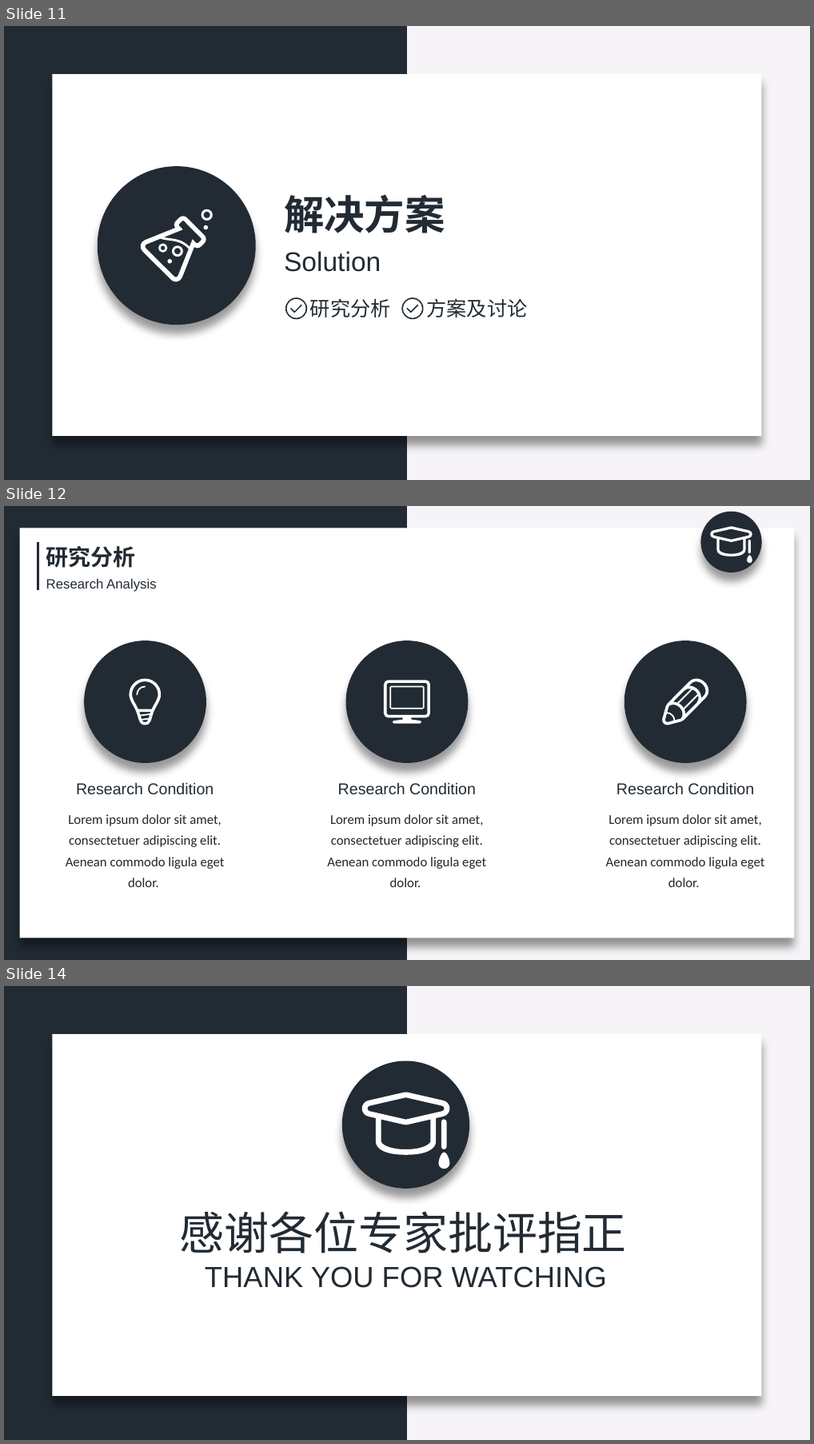
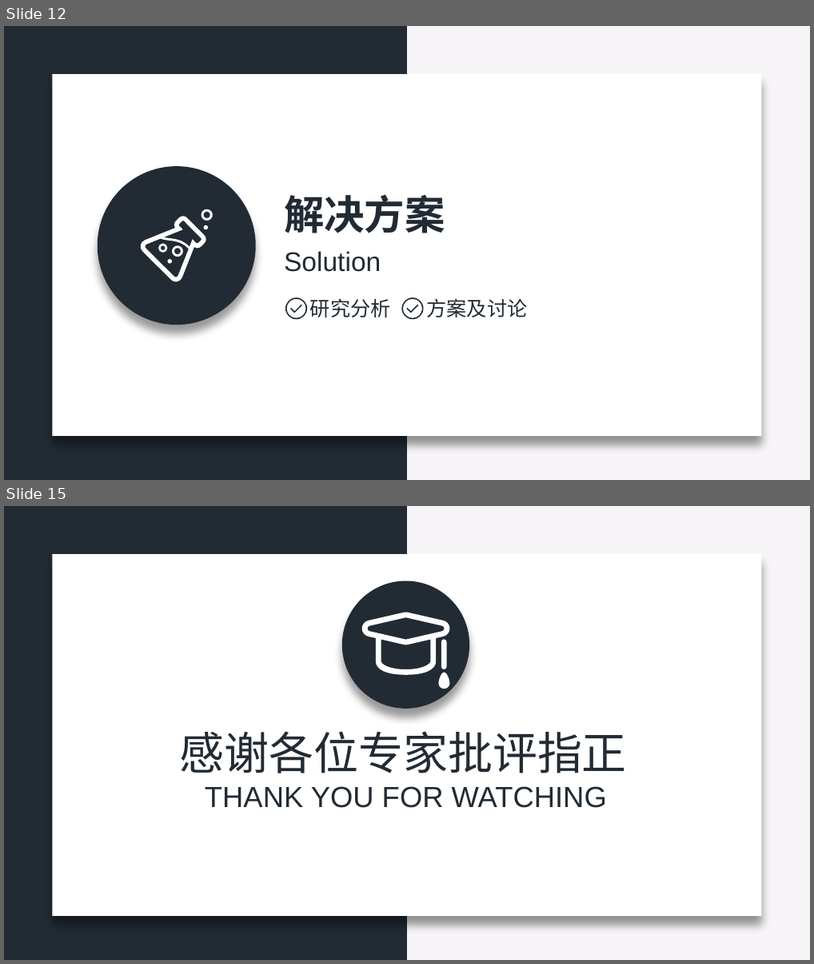
Before and after one commit to zeemeil/zeemeil.github.io, a slide deck: files/doctoral_dissertation_proposal.pptx. Shown one above the other, each under a label of ours: slides 11, 12 and 14 before the commit, slides 12 and 15 after it; the slides between them are not shown. The pictures are 814x1444 and 814x964 pixels, drawn with LibreOffice and Linux fonts; fonts in the diff are those of the drawing. Boxes give left, top, right and bottom in pixels: in the first picture for what was removed or moved away, otherwise in the second. Text is boxed around its words. In the diff, an @@ line names an element or a change of style, - is before the commit and + after.

```diff
--- a/files/doctoral_dissertation_proposal.pptx
+++ b/files/doctoral_dissertation_proposal.pptx
@@ slide 12 removed at [4,506,810,960], background #F6F4F7; not listed: 1 template element that a slide beside it also shows @@
@@ rectangle removed at [20,528,795,937] @@
@@ line removed from (38, 542) to (38, 591) @@
@@ text removed at [46,546,136,568] @@
-研究分析
@@ group removed at [701,512,762,573]: 3 freeform shapes, 1 ellipse @@
@@ text removed at [46,579,156,592] @@
-Research Analysis
@@ ellipse removed at [84,640,206,764] @@
@@ ellipse removed at [346,640,469,764] @@
@@ ellipse removed at [625,640,747,764] @@
@@ freeform shape removed at [129,679,161,725] @@
@@ freeform shape removed at [136,686,146,696] @@
@@ freeform shape removed at [384,680,430,724] @@
@@ freeform shape removed at [390,686,424,709] @@
@@ freeform shape removed at [663,679,710,725] @@
@@ text removed at [76,782,214,794] @@
-Research Condition
@@ text removed at [338,782,476,795] @@
-Research Condition
@@ text removed at [617,782,754,794] @@
-Research Condition
@@ text removed at [66,814,225,887] @@
-Lorem ipsum dolor sit amet, consectetuer adipiscing elit. Aenean commodo ligula eget dolor.
@@ text removed at [327,814,486,887] @@
-Lorem ipsum dolor sit amet, consectetuer adipiscing elit. Aenean commodo ligula eget dolor.
@@ text removed at [606,814,765,887] @@
-Lorem ipsum dolor sit amet, consectetuer adipiscing elit. Aenean commodo ligula eget dolor.
@@ what was slide 11 is now slide 12 @@
@@ what was slide 14 is now slide 15 @@
```
Also in this commit, not shown: 3 slides changed, 5 slides added, 3 other slides removed, 2 other files.
